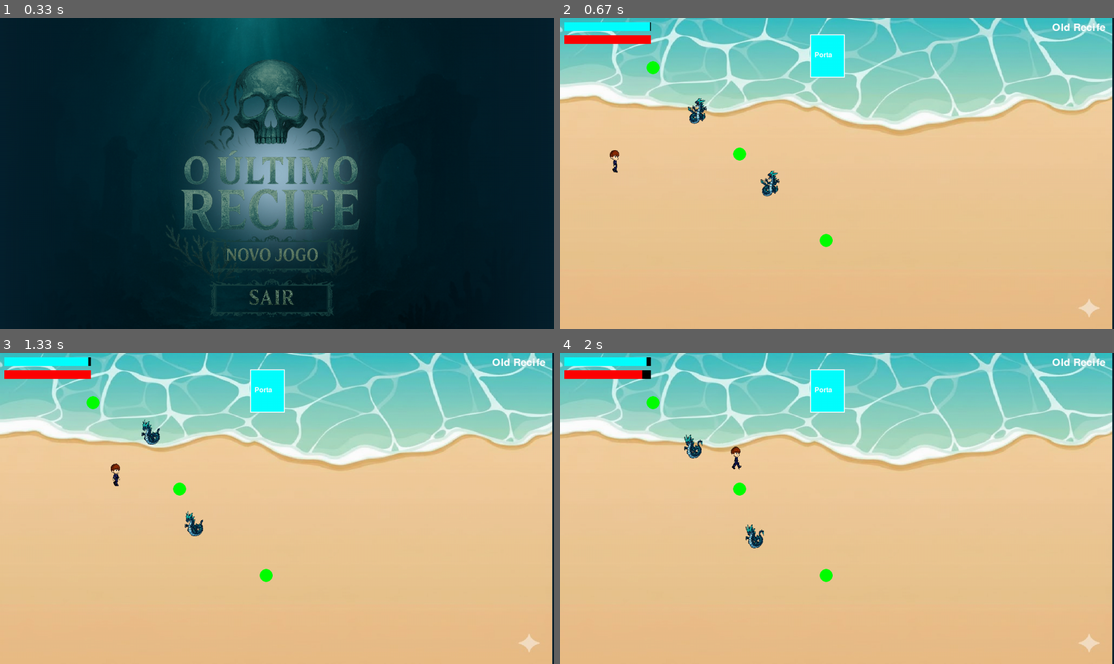
Above: before the commit, frames 1-4 (two rows, left to right).
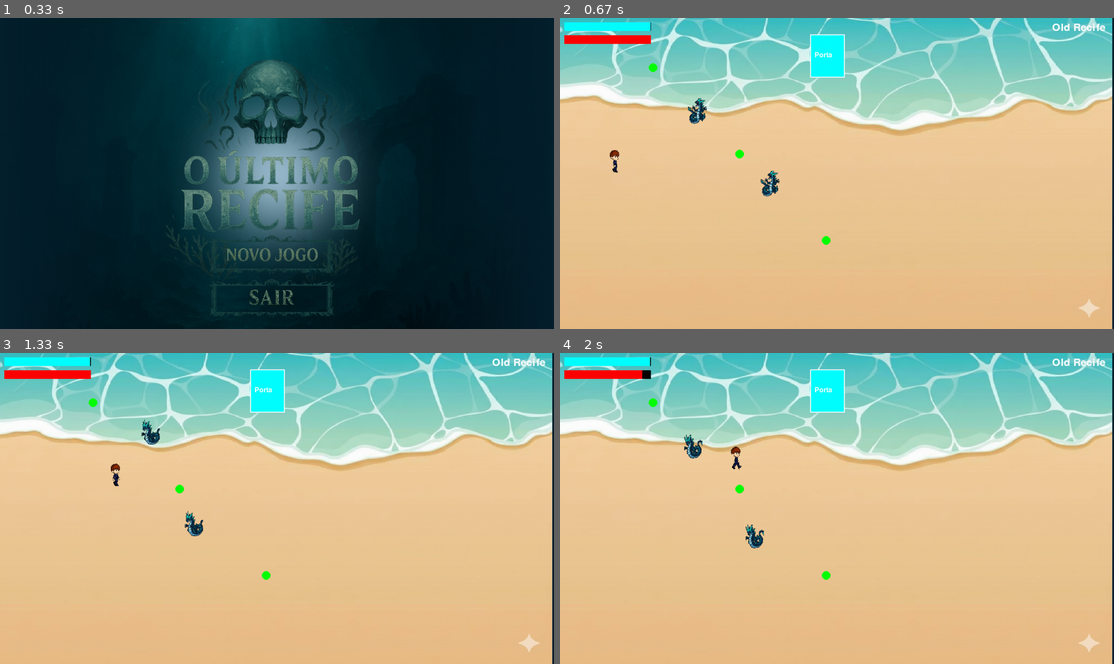
Above: after the commit, the same moments.

Repository: josecjunior7/The_Last_Recife
Game: pygame game, started from main.py
The game is run twice, just before and just after one commit, with the same random seed, the same clock (stepped at 60 frames per second) and the same inputs.
Inputs (mouse positions are in pixels of both pictures, inside the frame that each line leads up to):
- Up to frame 1 (0.33 s): no input
- Up to frame 2 (0.67 s): click (831, 251) at 0.38 s
- Up to frame 3 (1.33 s): hold Right 0.67-1.13 s; move the mouse to (254, 520) at 0.7 s; hold Up from 1.17 s (still down)
- Up to frame 4 (2 s): release Up at 1.47 s; hold Right 1.5-1.97 s

Frame 1 is identical in both runs. In frame 2, 0.2% of the frame differs, in the area x 15-50%, y 1-74%; in frame 3, 0.2%; in frame 4, 0.2%.

Commit message:
alterei o tamanho nas bolhas
Co-Authored-By: José C. Júnior <203379644+josecjunior7@users.noreply.github.com>
Co-Authored-By: mariafreitas-hub <241164438+mariafreitas-hub@users.noreply.github.com>
Co-Authored-By: thalitafonsecas <241154213+thalitafonsecas@users.noreply.github.com>

Diff:
--- a/main.py
+++ b/main.py
@@ -60,7 +60,7 @@
     enemy_group.update(LARGURA, ALTURA)
 
     # Diminuir oxigênio
-    oxigenio -= 0.05
+    oxigenio -= 0.010
     if oxigenio <= 0:
         print("Você ficou sem ar! Game Over.")
         rodando = False
@@ -101,7 +101,7 @@
 
     # Bolhas
     for bolha in mapa_atual_data["bolhas"]:
-        pygame.draw.circle(TELA, VERDE, bolha.center, bolha.width // 2)
+        pygame.draw.circle(TELA, VERDE, bolha.center, bolha.width // 3)
 
     # Portas
     map_system.desenhar_portas(TELA)
